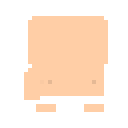
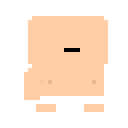
Revision of a layered (128, 128) image; what changed, layer by layer:
added layer "Layer 3" above "Layer 1" over [64, 48, 80, 52]
